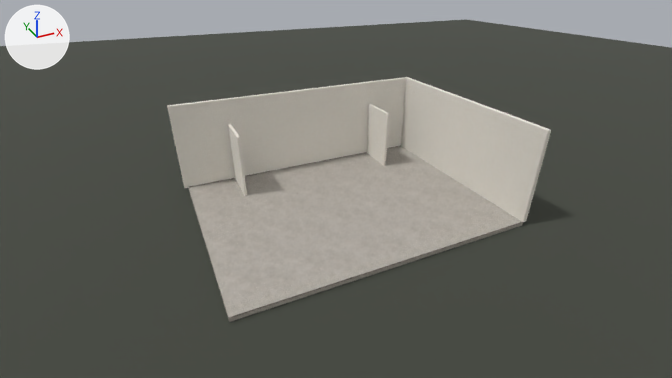
Before and after pictures for a commit that changed the Blender file blender/production/v3/story/white-cube-story.blend.
The view is the same before and after, from the file's camera 'Story · sampled runtime camera'. Arrows for +X, +Y and +Z are at upper left; the lights stay in place. The picture after the commit comes second.

The scene before the commit, as lines of its bpy script (objects in view):
```python
me_cube = bpy.data.meshes.new('Cube')
me_cube.from_pydata(...)  # a box spanning x -8.0..8.0, y -6.0..6.0, z -0.1..0.1
me_cube.materials.append(mat_honed_pale_concrete)
me_cube_005 = bpy.data.meshes.new('Cube.005')
me_cube_005.from_pydata(...)  # a box spanning x -0.12..0.12, y -6.0..6.0, z -2.65..2.65
me_cube_005.materials.append(mat_mineral_plaster)
me_cube_017 = bpy.data.meshes.new('Cube.017')
me_cube_017.from_pydata(...)  # a box spanning x -0.08..0.08, y -1.2..1.2, z -1.91..1.91
me_cube_017.materials.append(mat_mineral_plaster)
ob_gallery_reveal_001 = bpy.data.objects.new('Gallery reveal.001', me_cube_017)
ob_gallery_reveal_001.location = (4.96, 4.62, 1.91)
_m = ob_gallery_reveal_001.modifiers.new('Crafted edge radius', 'BEVEL')
_m.width = 0.012
_m.width_pct = 0.012
_m.segments = 3
_m = ob_gallery_reveal_001.modifiers.new('Weighted architectural normals', 'WEIGHTED_NORMAL')
ob_shell_floor = bpy.data.objects.new('SHELL_Floor', me_cube)
ob_shell_floor.location = (0.0, 0.0, -0.1)
_m = ob_shell_floor.modifiers.new('Crafted edge radius', 'BEVEL')
_m.width = 0.01
_m.width_pct = 0.01
_m.segments = 3
_m = ob_shell_floor.modifiers.new('Weighted architectural normals', 'WEIGHTED_NORMAL')
ob_shell_west = bpy.data.objects.new('SHELL_west', me_cube_005)
ob_shell_west.location = (-8.12, 0.0, 2.65)
_m = ob_shell_west.modifiers.new('Crafted edge radius', 'BEVEL')
_m.width = 0.006
_m.width_pct = 0.006
_m.segments = 3
_m = ob_shell_west.modifiers.new('Weighted architectural normals', 'WEIGHTED_NORMAL')
ob_shell_west.hide_viewport = True
# also in view: 'SHELL_east' at (8.12, 0.0, 2.65); 'SHELL_north' at (0.0, 6.12, 2.65); 'STORY_Backdrop · beauty only' at (0.0, 0.0, -0.22); 'Gallery reveal' at (-4.96, 4.62, 1.91)
```
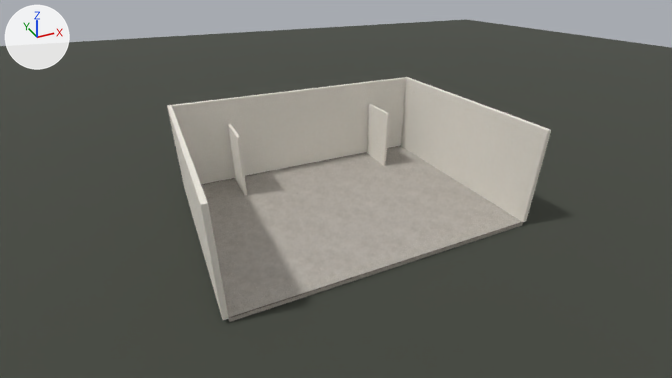
Changed parts and their boxes [x1, y1, x2, y2] in the pictures (672 x 378 px):
'SHELL_west', shown
    after: [168, 106, 229, 320]

The change, as a diff of the scene's bpy script:
```diff
--- a/blender/production/v3/story/white-cube-story.blend.py
+++ b/blender/production/v3/story/white-cube-story.blend.py
@@ ob_shell_west @@
 _m = ob_shell_west.modifiers.new('Weighted architectural normals', 'WEIGHTED_NORMAL')
-ob_shell_west.hide_viewport = True
```
